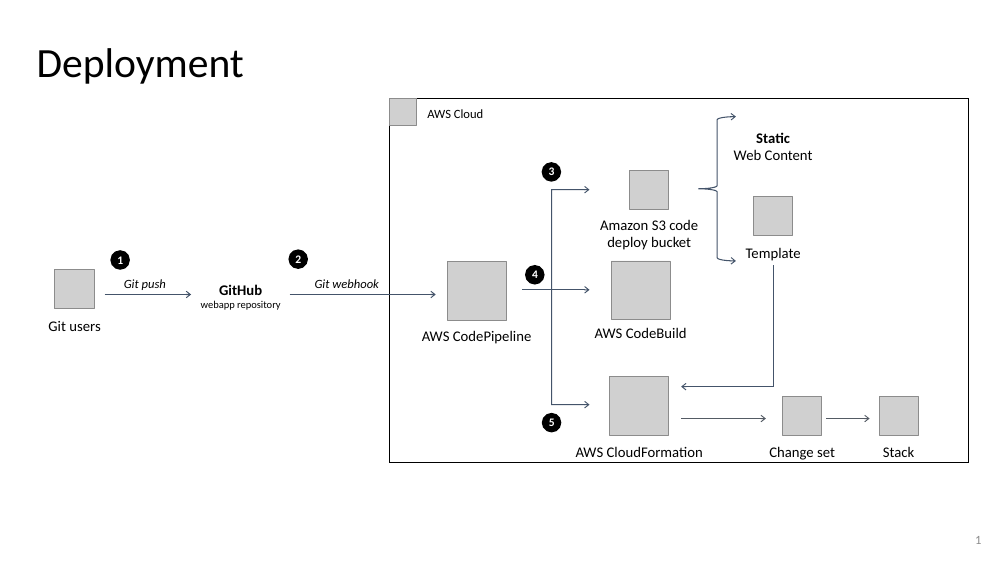
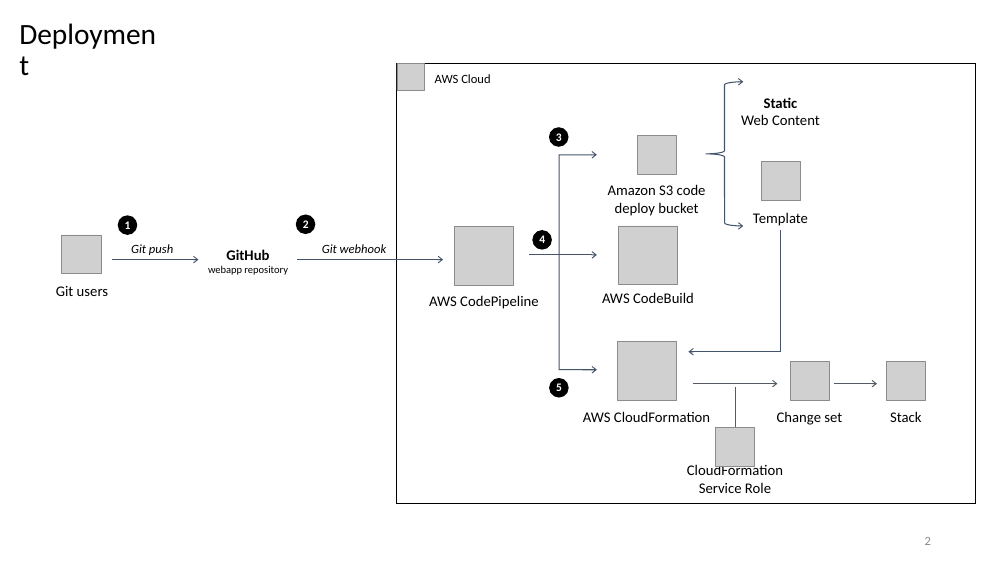
Before and after one commit to bsdoublestar/aws-serverless-simple-webapp, a slide deck: slide 2 of architecture/architecture.pptx (slide 1 before the commit). Drawn at 1008x567 pixels with LibreOffice and Linux fonts; fonts in the diff are those of the drawing; grey boxes stand for pictures. Boxes give left, top, right and bottom in pixels: in the first picture for what was removed or moved away, otherwise in the second. Text is boxed around its words. In the diff, an @@ line names an element or a change of style, - is before the commit and + after.

```diff
--- a/architecture/architecture.pptx
+++ b/architecture/architecture.pptx
@@ text "Deployment": place and size @@
-text "Deployment" at [37, 48, 244, 84]
+text "Deployment" at [11, 15, 172, 64]
@@ text "Deployment" at [11, 15, 172, 64]: size 39.6 to 28 pt; vertical alignment middle to top @@
@@ rectangle "AWS Cloud": place and size @@
-rectangle "AWS Cloud" at [389, 98, 969, 463]
+rectangle "AWS Cloud" at [397, 64, 976, 504]
@@ 13 texts, 7 pictures, 3 ellipses, 3 arrows, 1 freeform shape, 1 left brace: place and size @@
-13 texts, 7 pictures, 3 ellipses, 3 arrows, 1 freeform shape, 1 left brace at [54, 116, 914, 460]
+13 texts, 7 pictures, 3 ellipses, 3 arrows, 1 freeform shape, 1 left brace at [61, 82, 921, 425]
@@ 4 texts, 2 pictures, 2 ellipses, 2 arrows, 1 elbow arrow: place and size @@
-4 texts, 2 pictures, 2 ellipses, 2 arrows, 1 elbow arrow at [48, 98, 918, 435]
+4 texts, 2 pictures, 2 ellipses, 2 arrows, 1 elbow arrow at [56, 64, 926, 400]
@@ line added from (735, 427) to (735, 387), #545B64 1 pt @@
@@ picture added at [716, 427, 755, 466] @@
@@ text added at [687, 463, 783, 493], 14 pt, text #000000 @@
+CloudFormation Service Role
@@ page number added at [925, 537, 931, 545], 12 pt, text #8C8C8C @@
+2
@@ page number removed at [975, 536, 981, 544] @@
-1
```
Also in this commit, not shown: 5 slides added, 1 slide removed, 2 other files.
